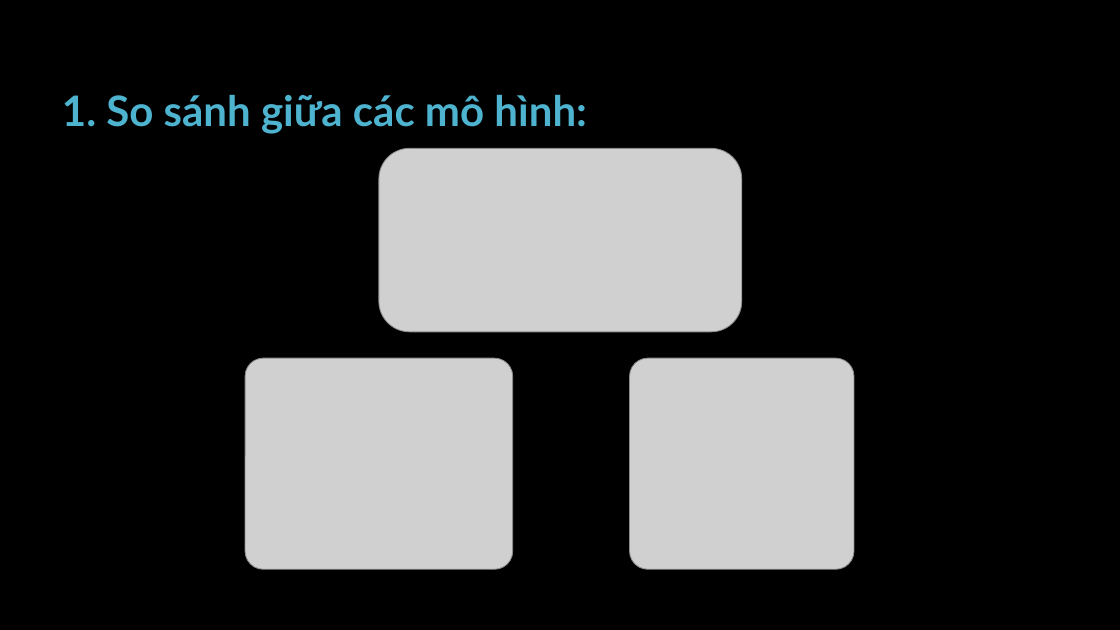
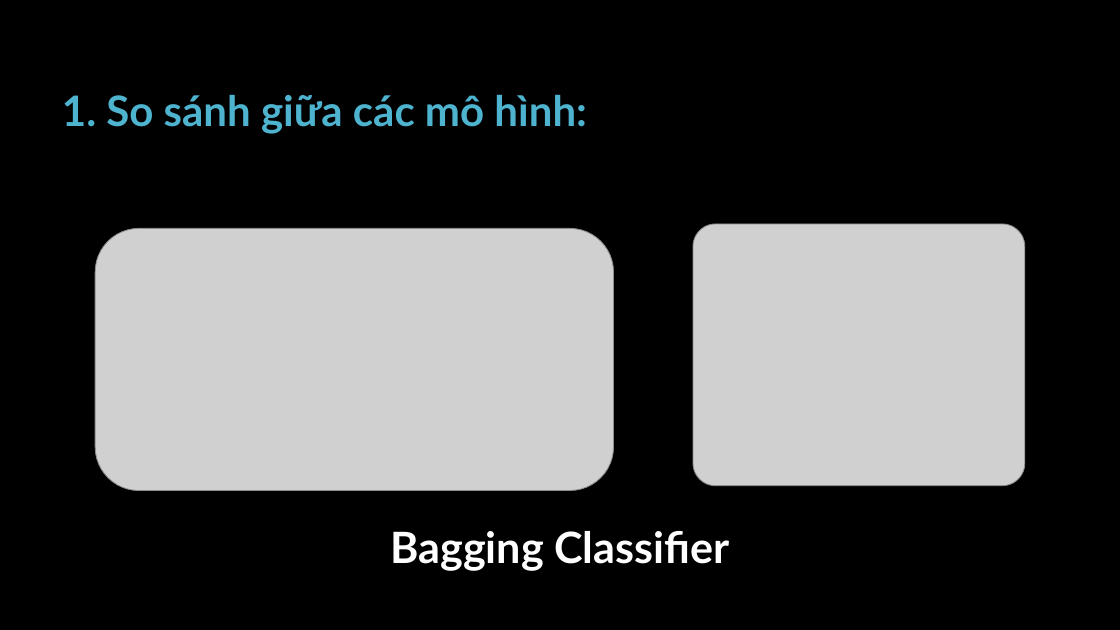
Before and after one commit to pisceskibo/CreditCardApprovalPrediction, a slide deck: slide 35 of references/ApplicationOfEnsembleLearningInBankCreditCardRiskModeling.pptx. Drawn at 1120x630 pixels with LibreOffice and Linux fonts; fonts in the diff are those of the drawing; grey boxes stand for pictures; background and template pictures are left out. Boxes give left, top, right and bottom in pixels: in the first picture for what was removed or moved away, otherwise in the second. Text is boxed around its words. In the diff, an @@ line names an element or a change of style, - is before the commit and + after.

```diff
--- a/references/ApplicationOfEnsembleLearningInBankCreditCardRiskModeling.pptx
+++ b/references/ApplicationOfEnsembleLearningInBankCreditCardRiskModeling.pptx
@@ picture: place and size @@
-picture at (379,149,742,332)
+picture at (95,229,613,491)
@@ picture: place and size @@
-picture at (245,358,513,569)
+picture at (693,224,1025,486)
@@ picture removed at (629,358,854,569) @@
@@ text added at (390,531,729,571), 37 pt, text #FFFFFF, bold @@
+Bagging Classifier
```
Also in this commit, not shown: 18 other slides changed, 1 slide added.
